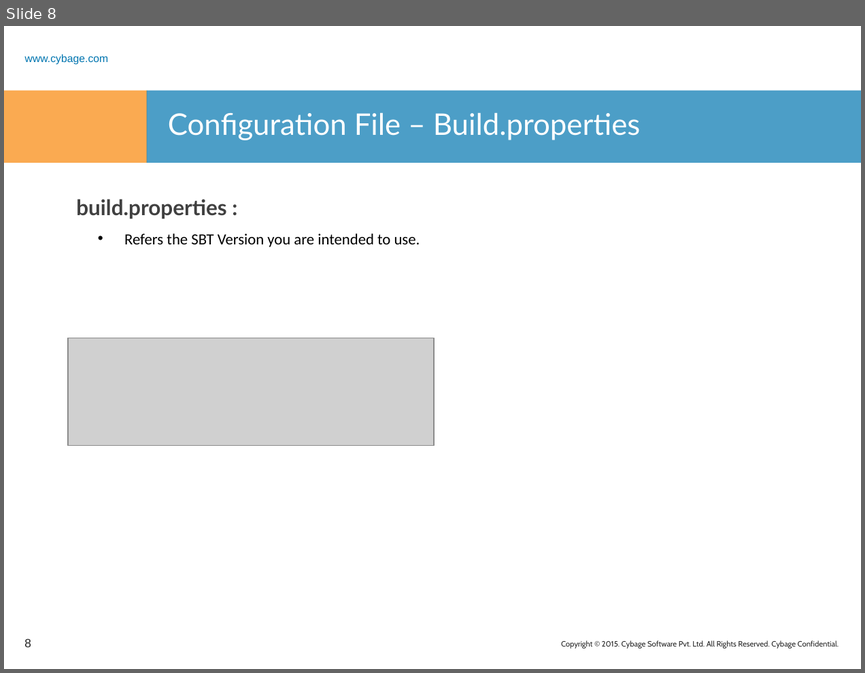
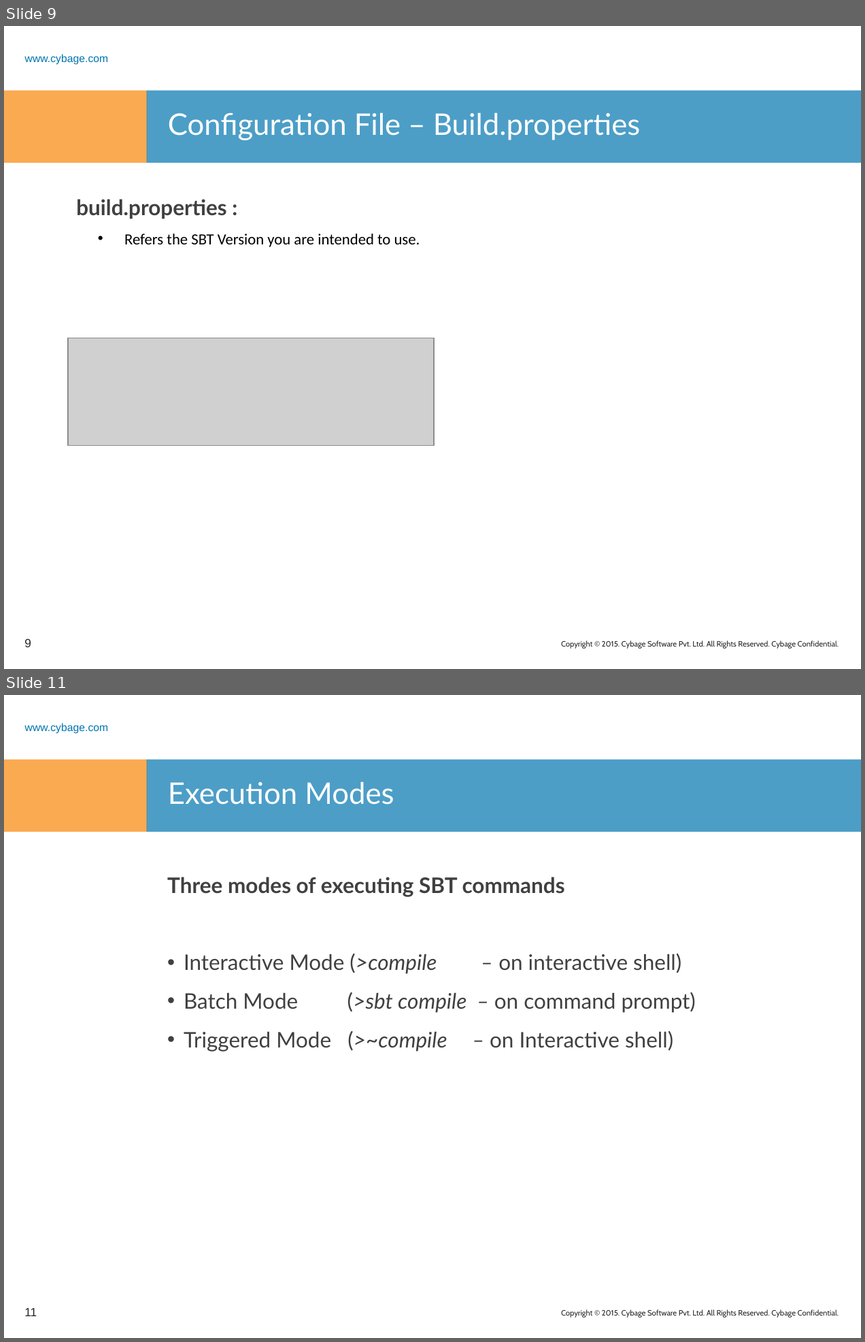
Before and after one commit to rashmitk/Documentation, a slide deck: SBT/SBT.pptx. Shown one above the other, each under a label of ours: slide 8 before the commit, slides 9 and 11 after it; the slides between them are not shown. The pictures are 865x673 and 865x1342 pixels, drawn with LibreOffice and Linux fonts; fonts in the diff are those of the drawing; grey boxes stand for pictures; background and template pictures are left out. Boxes give left, top, right and bottom in pixels: in the first picture for what was removed or moved away, otherwise in the second. Text is boxed around its words. In the diff, an @@ line names an element or a change of style, - is before the commit and + after.

```diff
--- a/SBT/SBT.pptx
+++ b/SBT/SBT.pptx
@@ slide 11 added at (x1=4, y1=695, x2=861, y2=1338), background #FFFFFF; not listed: 4 template elements that a slide beside it also shows @@
@@ title added at (x1=168, y1=782, x2=394, y2=804), 25 pt, text #FFFFFF @@
+Execution Modes
@@ text added at (x1=167, y1=877, x2=696, y2=1051), 18 pt, text #404040 @@
+Three modes of executing SBT commands
+• Interactive Mode (>compile – on interactive shell)
+• Batch Mode (>sbt compile – on command prompt)
+• Triggered Mode (>~compile – on Interactive shell)
@@ page number added at (x1=24, y1=1308, x2=37, y2=1316), 10 pt, text #262626 @@
+11
@@ what was slide 8 is now slide 9 @@
@@ page number at (x1=24, y1=639, x2=31, y2=647): text changed @@
-8
+9
```
Also in this commit, not shown: 1 slide changed, 2 other slides added, 1 slide removed, 12 other files.
